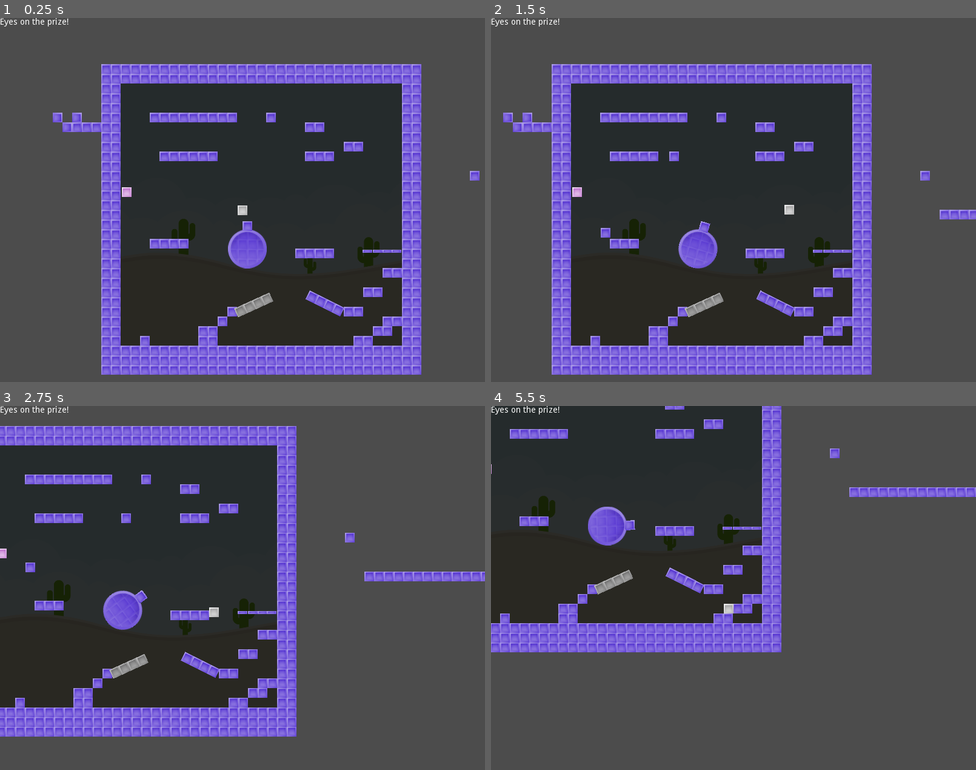
Above: before the commit, frames 1-4 (two rows, left to right).
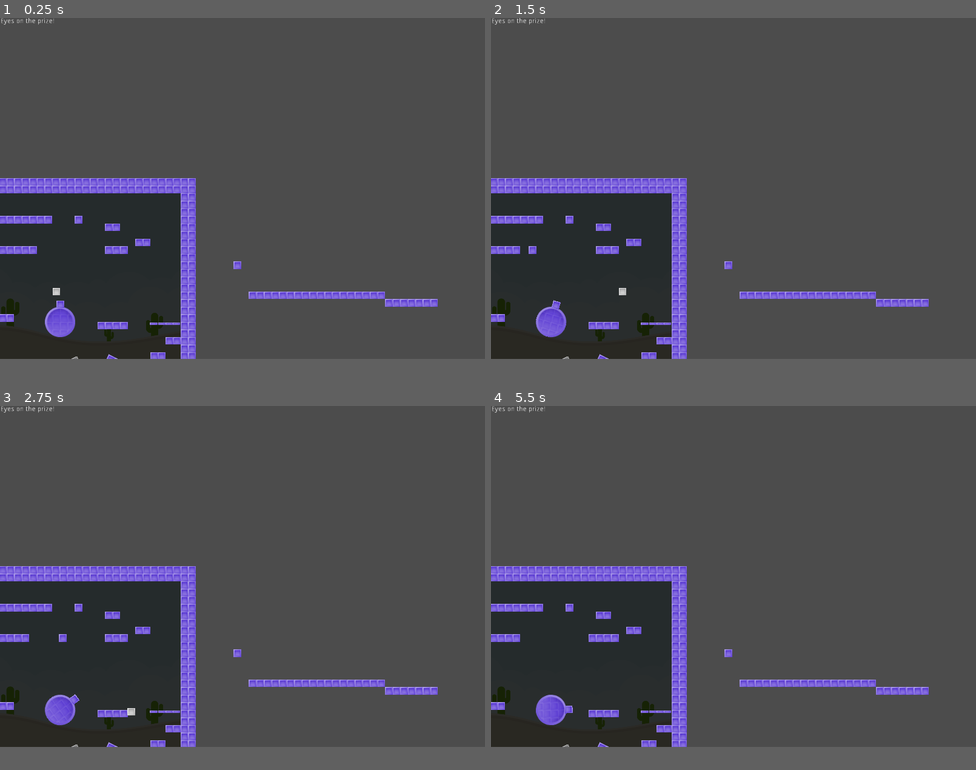
Above: after the commit, the same moments.

Repository: Northburns/redesigned-pancake
Game: Godot game, scene res://work_this/work_this.tscn
The game is run twice, just before and just after one commit, with the same random seed, the same clock (stepped at 60 frames per second) and the same inputs.
Inputs:
- Up to frame 1 (0.25 s): no input
- Up to frame 2 (1.5 s): hold Right (move_right) from 0.53 s (still down); tap Space (jump) at 0.77 s
- Up to frame 3 (2.75 s): tap Space (jump) at 1.52 s; release Right (move_right) at 2.03 s; hold Left (move_left) from 2.03 s (still down)
- Up to frame 4 (5.5 s): release Left (move_left) at 2.78 s; hold Right (move_right) 2.78-4.28 s; tap Space (jump) at 3.02, 3.77, 4.52 s; hold Left (move_left) 4.28-5.03 s; hold Right (move_right) from 5.03 s (still down)
In our replay, the window is 800x600 before the commit and 800x562 after it. These sizes can differ from the game's own. Grey fills any space a smaller window leaves; there, only what the larger window draws over its background counts as a difference.

The runs differ from the first frame. In frame 1, 62% of the frame differs, in the area x 0-99%, y 0-98%; in frame 2, 55%; in frame 3, 44%; in frame 4, 49%.

Commit message:
good enough

Diff:
--- /dev/null
+++ b/materials_etc/root.gd
@@ -0,0 +1,8 @@
+extends Node
+
+
+func _ready():
+	var screen_size = OS.get_screen_size(0)
+	var window_size = OS.get_window_size()
+#	OS.set_window_position(screen_size*0.5 - window_size*0.5)
+	OS.set_window_position(Vector2(screen_size.x*0.5 - window_size.x*0.5, 0))
--- a/project.godot
+++ b/project.godot
@@ -14,9 +14,14 @@
 run/main_scene="res://work_this/work_this.tscn"
 config/icon="res://icon.png"
 
+[autoload]
+
+root_func="*res://materials_etc/root.gd"
+
 [display]
 
-window/size/width=800
+window/size/height=720
+window/size/resizable=false
 window/stretch/mode="2d"
 window/stretch/aspect="keep"
 stretch/aspect="keep"
--- a/ui_spike/main_ui.gd
+++ b/ui_spike/main_ui.gd
@@ -36,10 +36,6 @@
 		print("WWWWW " + String(viewport1.get_visible_rect()))
 #		viewport1.set_size_override(true, OS.get_window_size())
 #		viewport1.set_size_override_stretch(true)
-
-		viewport1.remove_child(world)
-		viewport1.remove_and_skip()
-		var vp = Viewport.new()
-		vp.add_child(world)
-		vpcont1.add_child(vp)
-		viewport1 = vp
+		var cam = viewport1.get_camera()
+#		cam.
+		viewport1.set_size_override(true, OS.get_real_window_size())
--- a/ui_spike/main_ui.tscn
+++ b/ui_spike/main_ui.tscn
@@ -4,7 +4,7 @@
 [ext_resource path="res://builtin_sample/colworld.tscn" type="PackedScene" id=2]
 [ext_resource path="res://ui_spike/Camera2D.gd" type="Script" id=3]
 
-[node name="MarginContainer" type="MarginContainer"]
+[node name="MarginContainer" type="MarginContainer" index="0"]
 
 anchor_left = 0.0
 anchor_top = 0.0
@@ -26,8 +26,8 @@
 anchor_right = 0.0
 anchor_bottom = 0.0
 margin_left = 8.0
-margin_right = 320.0
-margin_bottom = 240.0
+margin_right = 1024.0
+margin_bottom = 720.0
 rect_pivot_offset = Vector2( 0, 0 )
 rect_clip_content = false
 mouse_filter = 1
@@ -43,7 +43,7 @@
 anchor_top = 0.0
 anchor_right = 0.0
 anchor_bottom = 0.0
-margin_right = 312.0
+margin_right = 1016.0
 margin_bottom = 14.0
 rect_pivot_offset = Vector2( 0, 0 )
 rect_clip_content = false
@@ -63,8 +63,8 @@
 anchor_right = 0.0
 anchor_bottom = 0.0
 margin_top = 18.0
-margin_right = 312.0
-margin_bottom = 184.0
+margin_right = 1016.0
+margin_bottom = 584.0
 rect_pivot_offset = Vector2( 0, 0 )
 rect_clip_content = false
 mouse_filter = 0
@@ -78,7 +78,7 @@
 [node name="Viewport" type="Viewport" parent="VBoxContainer/VpCont_Main" index="0"]
 
 arvr = false
-size = Vector2( 312, 166 )
+size = Vector2( 1016, 566 )
 own_world = false
 world = null
 transparent_bg = false
@@ -109,9 +109,9 @@
 anchor_top = 0.0
 anchor_right = 0.0
 anchor_bottom = 0.0
-margin_top = 188.0
-margin_right = 312.0
-margin_bottom = 202.0
+margin_top = 588.0
+margin_right = 1016.0
+margin_bottom = 602.0
 rect_pivot_offset = Vector2( 0, 0 )
 rect_clip_content = false
 mouse_filter = 2
@@ -129,9 +129,9 @@
 anchor_top = 0.0
 anchor_right = 0.0
 anchor_bottom = 0.0
-margin_top = 206.0
-margin_right = 312.0
-margin_bottom = 240.0
+margin_top = 606.0
+margin_right = 1016.0
+margin_bottom = 720.0
 rect_pivot_offset = Vector2( 0, 0 )
 rect_clip_content = false
 mouse_filter = 0
@@ -145,7 +145,7 @@
 [node name="Viewport" type="Viewport" parent="VBoxContainer/VpCont_Goal" index="0"]
 
 arvr = false
-size = Vector2( 312, 34 )
+size = Vector2( 1016, 114 )
 own_world = false
 world = null
 transparent_bg = false
--- a/work_this/work_this.tscn
+++ b/work_this/work_this.tscn
@@ -67,3 +67,30 @@
 percent_visible = 1.0
 lines_skipped = 0
 max_lines_visible = -1
+
+[node name="Camera2D" type="Camera2D" parent="." index="3"]
+
+position = Vector2( 627.363, 22.2076 )
+anchor_mode = 1
+rotating = false
+current = true
+zoom = Vector2( 1, 1 )
+limit_left = -10000000
+limit_top = -10000000
+limit_right = 10000000
+limit_bottom = 10000000
+limit_smoothed = false
+drag_margin_h_enabled = true
+drag_margin_v_enabled = true
+smoothing_enabled = false
+smoothing_speed = 5.0
+offset_v = 0.0
+offset_h = 0.0
+drag_margin_left = 0.2
+drag_margin_top = 0.2
+drag_margin_right = 0.2
+drag_margin_bottom = 0.2
+editor_draw_screen = true
+editor_draw_limits = false
+editor_draw_drag_margin = false
+_sections_unfolded = [ "Limit" ]
